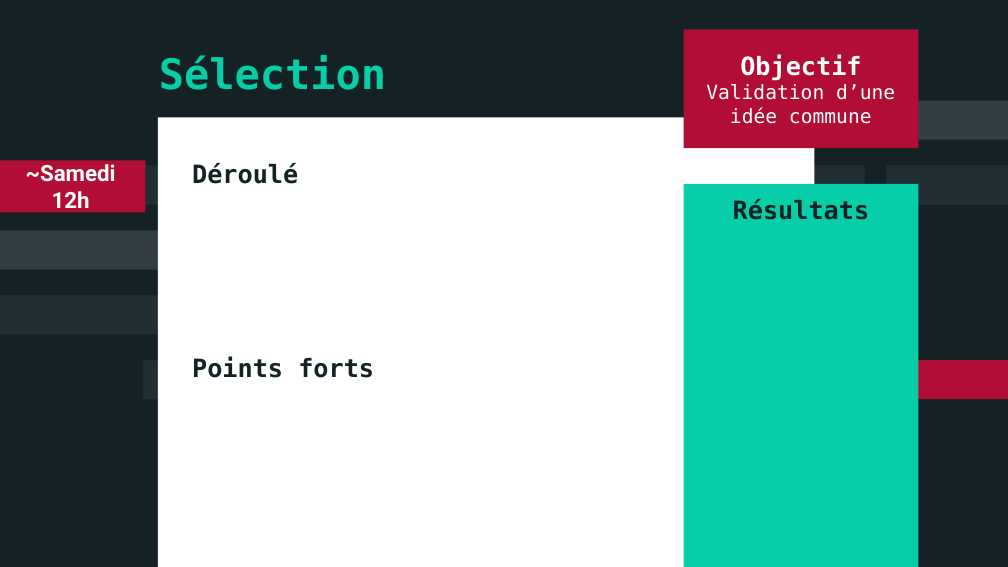
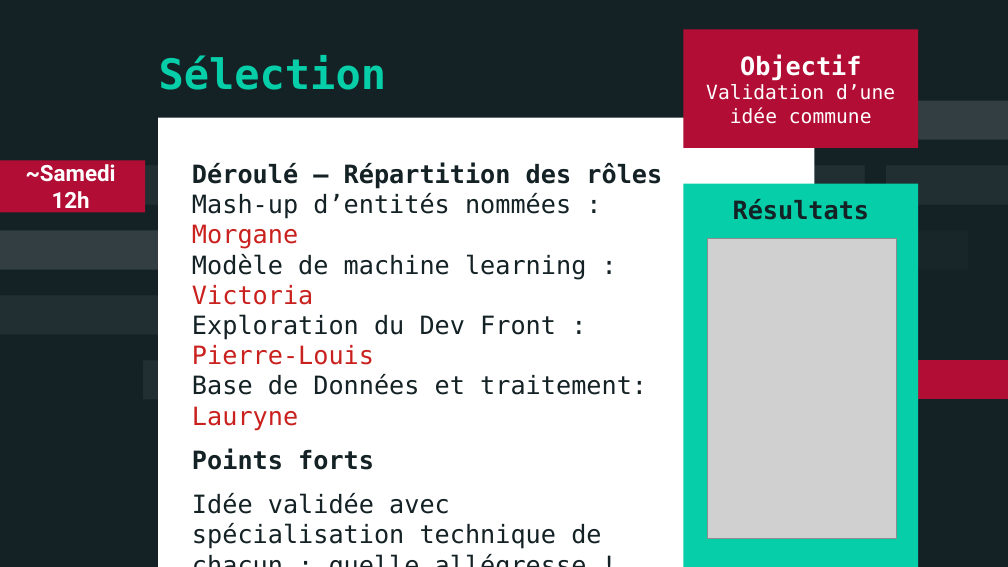
Before and after one commit to ademec/Drama-Queen, a slide deck: slide 6 of 2021-09 _ Carnet de bord.pptx. Drawn at 1008x567 pixels with LibreOffice and Linux fonts; fonts in the diff are those of the drawing; grey boxes stand for pictures. Boxes give left, top, right and bottom in pixels: in the first picture for what was removed or moved away, otherwise in the second. Text is boxed around its words. In the diff, an @@ line names an element or a change of style, - is before the commit and + after.

```diff
--- a/2021-09 _ Carnet de bord.pptx
+++ b/2021-09 _ Carnet de bord.pptx
@@ text at box(192, 162, 662, 431): text changed; bold off @@
-Déroulé
+Déroulé – Répartition des rôles
+Mash-up d’entités nommées : Morgane
+Modèle de machine learning : Victoria
+Exploration du Dev Front :
+Pierre-Louis
+Base de Données et traitement: Lauryne
@@ picture added at box(708, 238, 897, 539) @@
@@ freeform shape added at box(740, 231, 969, 270), fill #FFFFFF at 2% opacity @@
@@ text at box(192, 493, 601, 549): paragraph added @@
+Idée validée avec spécialisation technique de chacun : quelle allégresse !
```
Also in this commit, not shown: 10 other slides changed, 2 slides added.
